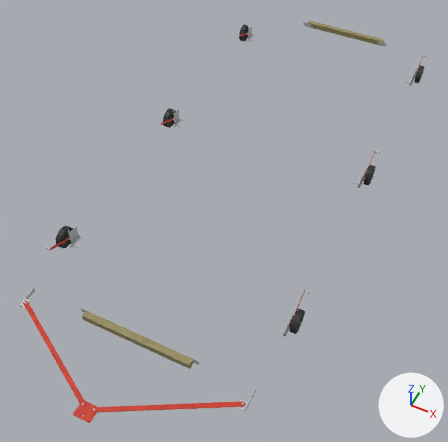
Renders of the glTF model design-review/vaxthus-hjulsystem/model.glb from each side of a commit.
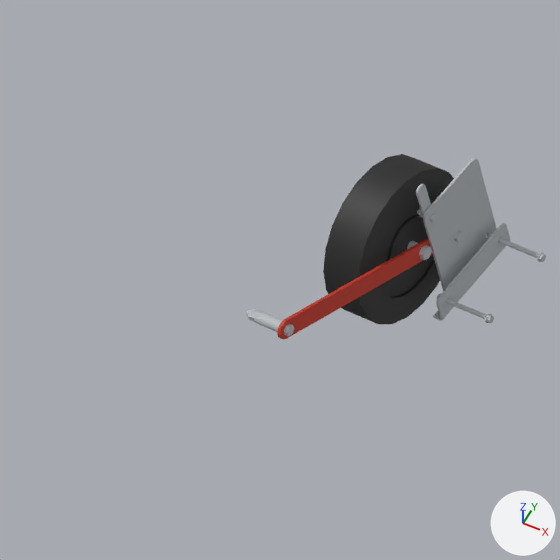
The first picture shows the older version from a camera (50 mm lens) standing at (3574.0, -4029.0, 8685.0) and looking at (-98.0, 3314.0, -493.0). The close-ups show the older and then the newer version on the part from 3% to 19% of the width and 46% to 63% of the height of that picture. Only the edits that show in the close-ups are written down. Arrows for +X, +Y and +Z are at lower right; the lights stay in place. Where no turn or scale is listed for an object, it has been applied to the vertices. Vertices at exactly the same position are counted once.

Names of what the first close-up shows: 'b61', 'b64', 'b66' and 10 more.
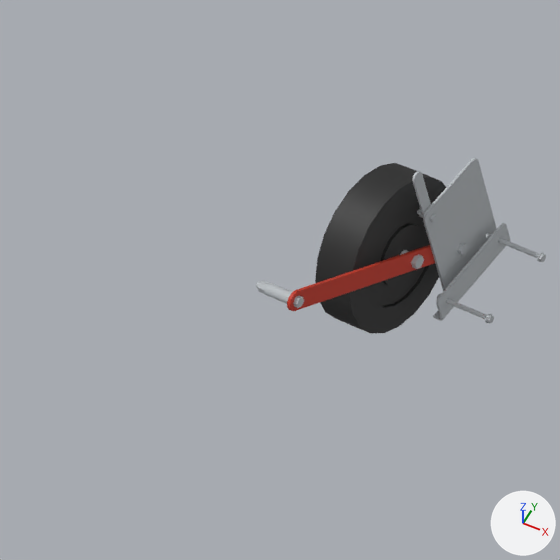
ob_o65 is not drawn itself; it is the parent of ob_b66.
ob_o75 is not drawn itself; it is the parent of ob_b76.
ob_o77 is not drawn itself; it is the parent of ob_b78.
ob_o81 is not drawn itself; it is the parent of ob_b82.

Edits to the scene script, one JSON object a line:
```json
{"block": "me_vh_lh_spak", "where": "# used by ob_b64; parent = ob_o63; location = (2109.0, -280.2, 1534.0); scale = (309.0, 309.0, 309.0)"}
{"op": "remove", "block": "me_vh_lh_spak", "code": "me_vh_lh_spak.from_pydata(...)  # 122 vertices, 252 faces; spans x -0.01..0.01, y -0.5..0.5, z -1.0..1.0"}
{"op": "add", "block": "me_vh_lh_spak", "code": "me_vh_lh_spak.from_pydata(...)  # 122 vertices, 252 faces; spans x -0.01..0.01, y -0.71..0.71, z -1.0..1.0"}
{"block": "me_vh_lh_spak", "change": "me_vh_lh_spak part 1: the whole mesh is rebuilt"}
{"op": "set", "path": "ob_b64.location", "old": "(2109.0, -280.2, 1534.0)", "new": "(2109.0, -280.3, 1508.0)"}
{"op": "set", "path": "ob_b64.scale", "old": "(309.0, 309.0, 309.0)", "new": "(283.0, 283.0, 283.0)"}
{"op": "set", "path": "ob_o65.location", "old": "(2141.0, -200.0, 1359.0)", "new": "(2141.0, -200.0, 1390.0)"}
{"op": "set", "path": "ob_o75.location", "old": "(2105.0, -410.4, 1818.0)", "new": "(2105.0, -456.3, 1766.0)"}
{"op": "set", "path": "ob_o77.location", "old": "(2113.0, -410.4, 1818.0)", "new": "(2113.0, -456.3, 1766.0)"}
{"op": "set", "path": "ob_o81.location", "old": "(2186.0, -410.4, 1818.0)", "new": "(2186.0, -456.3, 1766.0)"}
```

Where the change shows, as pixel boxes (x1, y1, x2, y2) in the close-ups (560 x 560 px):
```json
{"object": "b66", "change": "moved", "before": [323, 154, 454, 324], "after": [315, 163, 446, 333]}
{"object": "b64", "change": "reshaped, moved, rescaled", "before": [277, 238, 433, 339], "after": [287, 245, 435, 311], "on screen": "34% shorter"}
{"object": "b78", "change": "moved", "before": [256, 312, 283, 332], "after": [265, 283, 292, 304]}
{"object": "b76", "change": "moved", "before": [246, 310, 294, 336], "after": [256, 282, 304, 308]}
{"object": "b82", "change": "moved", "before": [248, 309, 259, 322], "after": [257, 280, 269, 293]}
```
